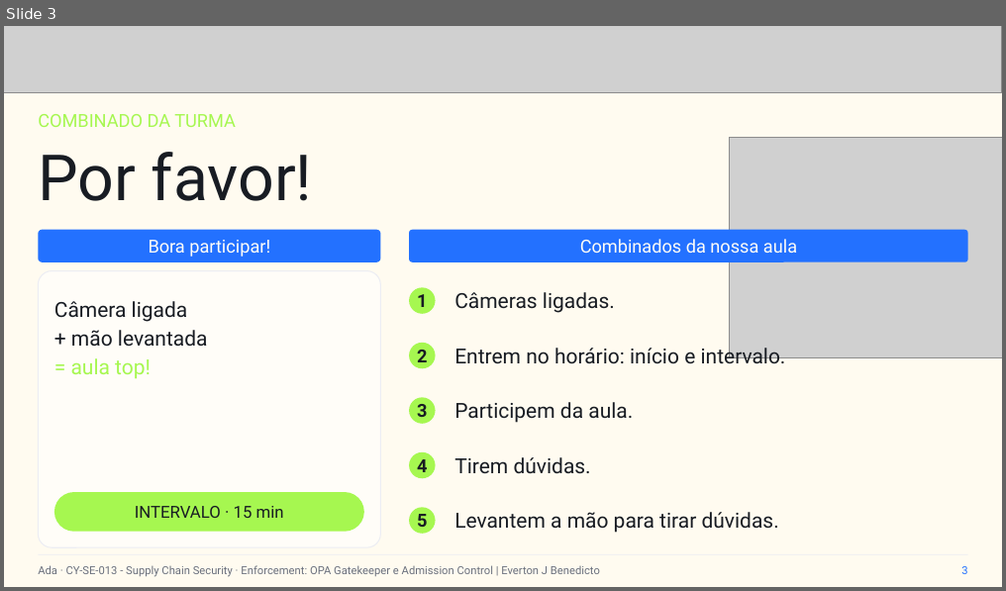
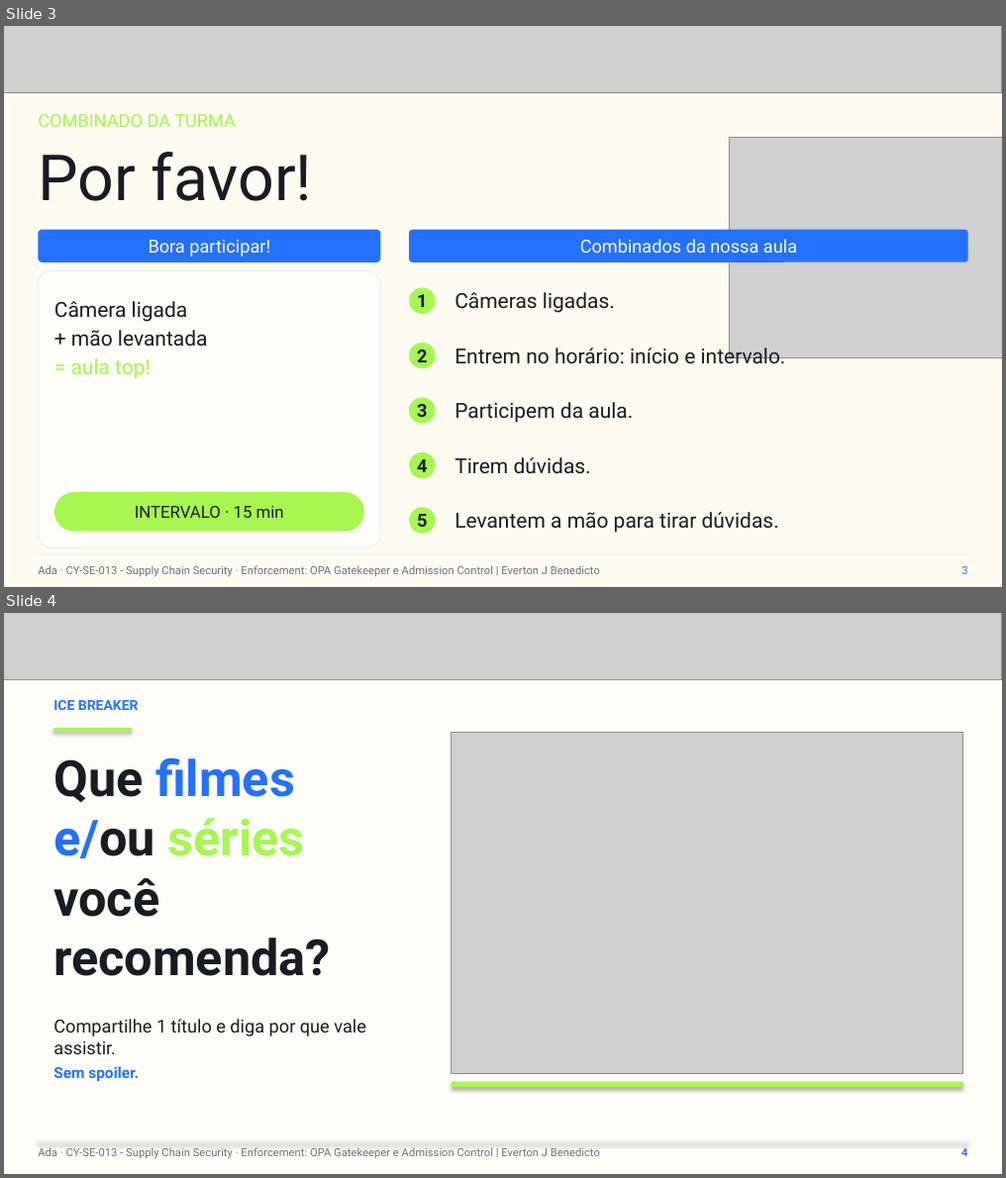
Before and after one commit to everton-dev/AdaTech.Aulas, a slide deck: CY-SE-013 - Supply Chain Security/slides/Aula_03_Enforcement_OPA_Gatekeeper_e_Admission_Control.pptx. Shown one above the other, each under a label of ours: slide 3 before the commit, slides 3 and 4 after it. The pictures are 1006x591 and 1006x1178 pixels, drawn with LibreOffice and Linux fonts; fonts in the diff are those of the drawing; grey boxes stand for pictures. Boxes give left, top, right and bottom in pixels: in the first picture for what was removed or moved away, otherwise in the second. Text is boxed around its words. In the diff, an @@ line names an element or a change of style, - is before the commit and + after.

```diff
--- a/CY-SE-013 - Supply Chain Security/slides/Aula_03_Enforcement_OPA_Gatekeeper_e_Admission_Control.pptx
+++ b/CY-SE-013 - Supply Chain Security/slides/Aula_03_Enforcement_OPA_Gatekeeper_e_Admission_Control.pptx
@@ slide 4 added at (4,613,1002,1174), background #FFFDF8 @@
@@ picture added at (4,613,1002,680) @@
@@ text added at (54,700,139,710), 10 pt, text #2371FF, bold @@
+ICE BREAKER
@@ rectangle added at (54,728,132,732), fill #A6F750 @@
@@ text added at (54,758,330,976), 36 pt, text #181C23, bold @@
+Que filmes
+e/ou séries
+você recomenda?
@@ picture added at (451,733,963,1074) @@
@@ text added at (54,1019,366,1081), 13 pt, text #181C23 @@
+Compartilhe 1 título e diga por que vale assistir.
+Sem spoiler.
@@ rectangle added at (451,1082,963,1088), fill #A6F750 @@
@@ rectangle added at (38,1142,968,1143), fill #ECEDF3 @@
@@ text added at (38,1148,600,1159), 8 pt, text #6A707D @@
+Ada · CY-SE-013 - Supply Chain Security · Enforcement: OPA Gatekeeper e Admission Control | Everton J Benedicto
@@ text added at (961,1149,967,1157), 8 pt, text #2371FF, bold @@
+4
```
Also in this commit, not shown: 11 slides changed, 1 other file.
